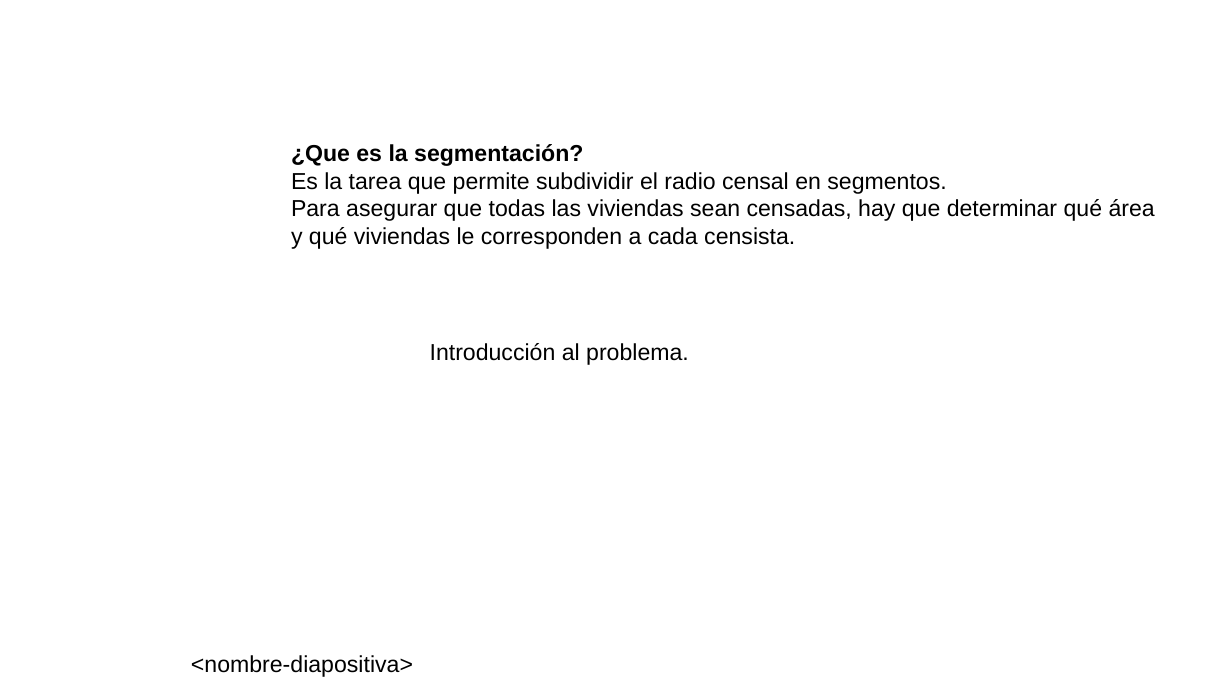
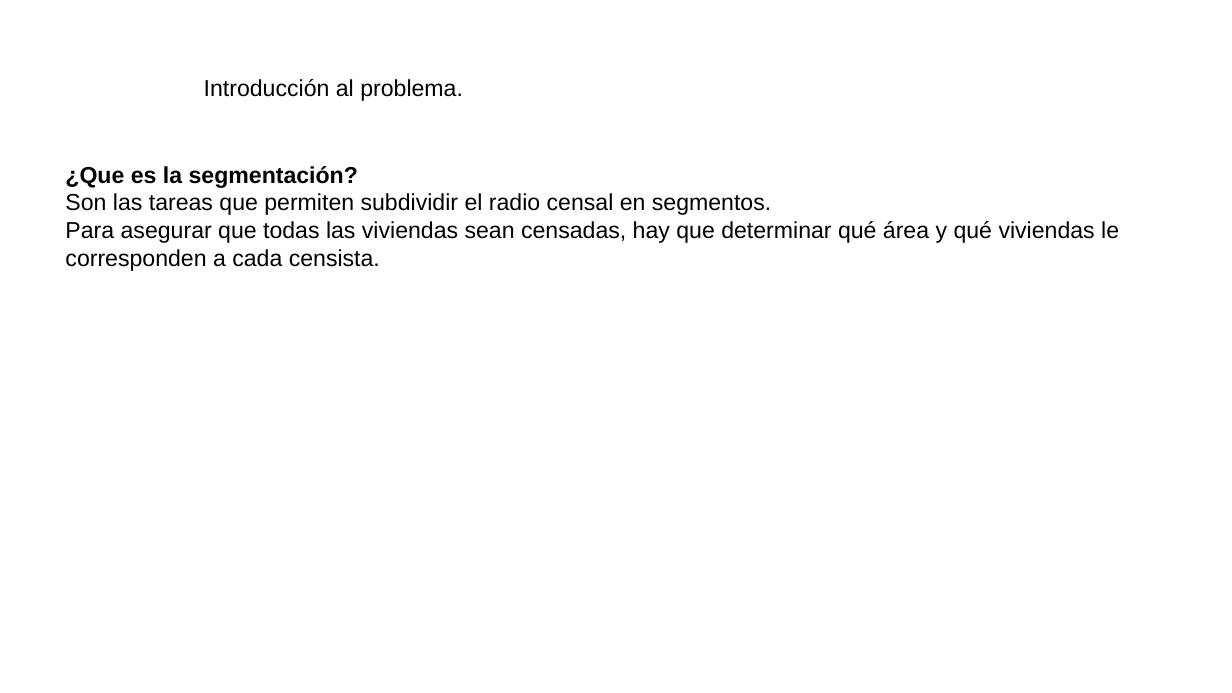
Before and after one commit to neptuso/Charlas, a slide deck: slide 2 of IDERA/segmentos.censo2022.pptx (slide 3 before the commit). Drawn at 1232x693 pixels with LibreOffice and Linux fonts; fonts in the diff are those of the drawing; background and template pictures are left out. Boxes give left, top, right and bottom in pixels: in the first picture for what was removed or moved away, otherwise in the second. Text is boxed around its words. In the diff, an @@ line names an element or a change of style, - is before the commit and + after.

```diff
--- a/IDERA/segmentos.censo2022.pptx
+++ b/IDERA/segmentos.censo2022.pptx
@@ title "Introducción al problema.": place and size @@
-title "Introducción al problema." at (430, 343, 689, 365)
+title "Introducción al problema." at (204, 79, 463, 101)
@@ text "¿Que es la segmentación?": place and size @@
-text "¿Que es la segmentación?" at (291, 144, 1155, 249)
+text "¿Que es la segmentación?" at (65, 166, 1119, 271)
@@ text at (65, 193, 771, 215): text changed @@
-Es la tarea que permite subdividir el radio censal en segmentos.
+Son las tareas que permiten subdividir el radio censal en segmentos.
@@ text removed at (191, 655, 413, 677) @@
-<nombre-diapositiva>
```
Also in this commit, not shown: 25 other slides changed, 1 slide added, 2 slides removed, 2 other files.
